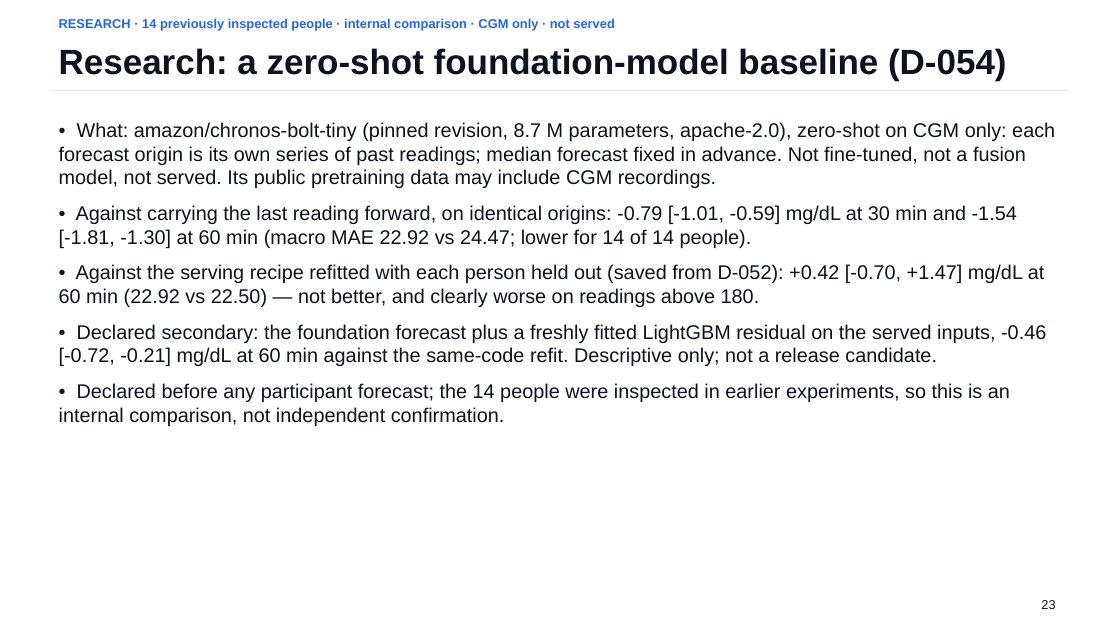
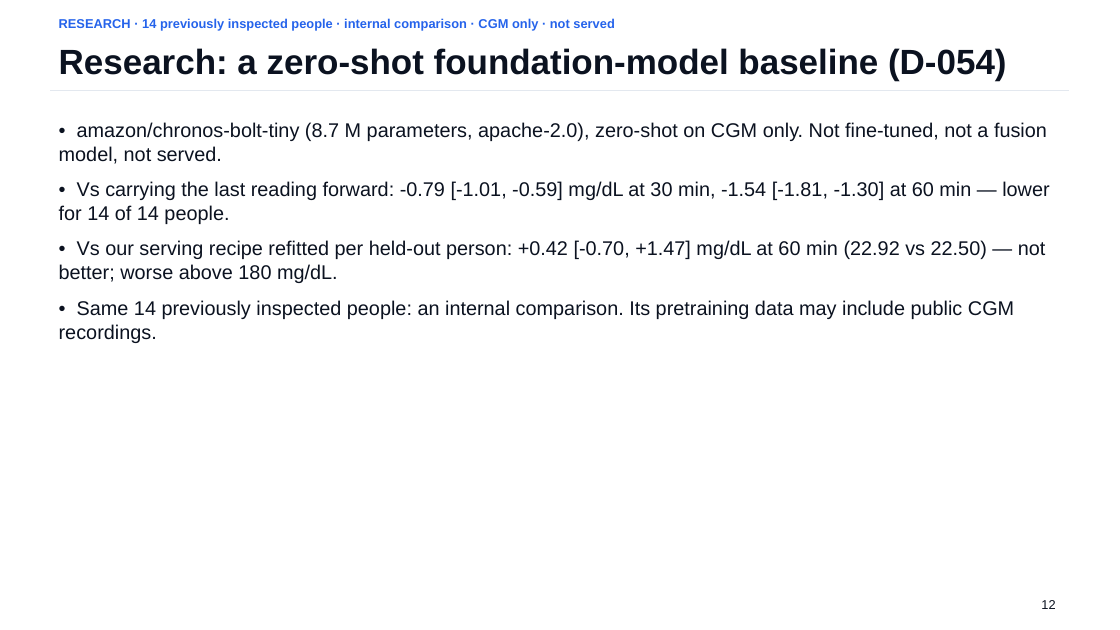
Before and after one commit to Avi36005/DigitalTwin-Challenge-Kryptonite, a slide deck: slide 12 of docs/submission/GlucoTwin_Presentation.pptx (slide 23 before the commit). Drawn at 1120x630 pixels with LibreOffice and Linux fonts; fonts in the diff are those of the drawing. Boxes give left, top, right and bottom in pixels: in the first picture for what was removed or moved away, otherwise in the second. Text is boxed around its words. In the diff, an @@ line names an element or a change of style, - is before the commit and + after.

```diff
--- a/docs/submission/GlucoTwin_Presentation.pptx
+++ b/docs/submission/GlucoTwin_Presentation.pptx
@@ text at [59, 122, 1049, 343]: text changed @@
-• What: amazon/chronos-bolt-tiny (pinned revision, 8.7 M parameters, apache-2.0), zero-shot on CGM only: each forecast origin is its own series of past readings; median forecast fixed in advance. Not fine-tuned, not a fusion model, not served. Its public pretraining data may include CGM recordings.
-• Against carrying the last reading forward, on identical origins: -0.79 [-1.01, -0.59] mg/dL at 30 min and -1.54 [-1.81, -1.30] at 60 min (macro MAE 22.92 vs 24.47; lower for 14 of 14 people).
-• Against the serving recipe refitted with each person held out (saved from D-052): +0.42 [-0.70, +1.47] mg/dL at 60 min (22.92 vs 22.50) — not better, and clearly worse on readings above 180.
-• Declared secondary: the foundation forecast plus a freshly fitted LightGBM residual on the served inputs, -0.46 [-0.72, -0.21] mg/dL at 60 min against the same-code refit. Descriptive only; not a release candidate.
-• Declared before any participant forecast; the 14 people were inspected in earlier experiments, so this is an internal comparison, not independent confirmation.
+• amazon/chronos-bolt-tiny (8.7 M parameters, apache-2.0), zero-shot on CGM only. Not fine-tuned, not a fusion model, not served.
+• Vs carrying the last reading forward: -0.79 [-1.01, -0.59] mg/dL at 30 min, -1.54 [-1.81, -1.30] at 60 min — lower for 14 of 14 people.
+• Vs our serving recipe refitted per held-out person: +0.42 [-0.70, +1.47] mg/dL at 60 min (22.92 vs 22.50) — not better; worse above 180 mg/dL.
+• Same 14 previously inspected people: an internal comparison. Its pretraining data may include public CGM recordings.
@@ text at [1041, 600, 1055, 609]: text changed @@
-23
+12
```
Also in this commit, not shown: 8 other slides changed, 13 slides removed, 39 other files.
